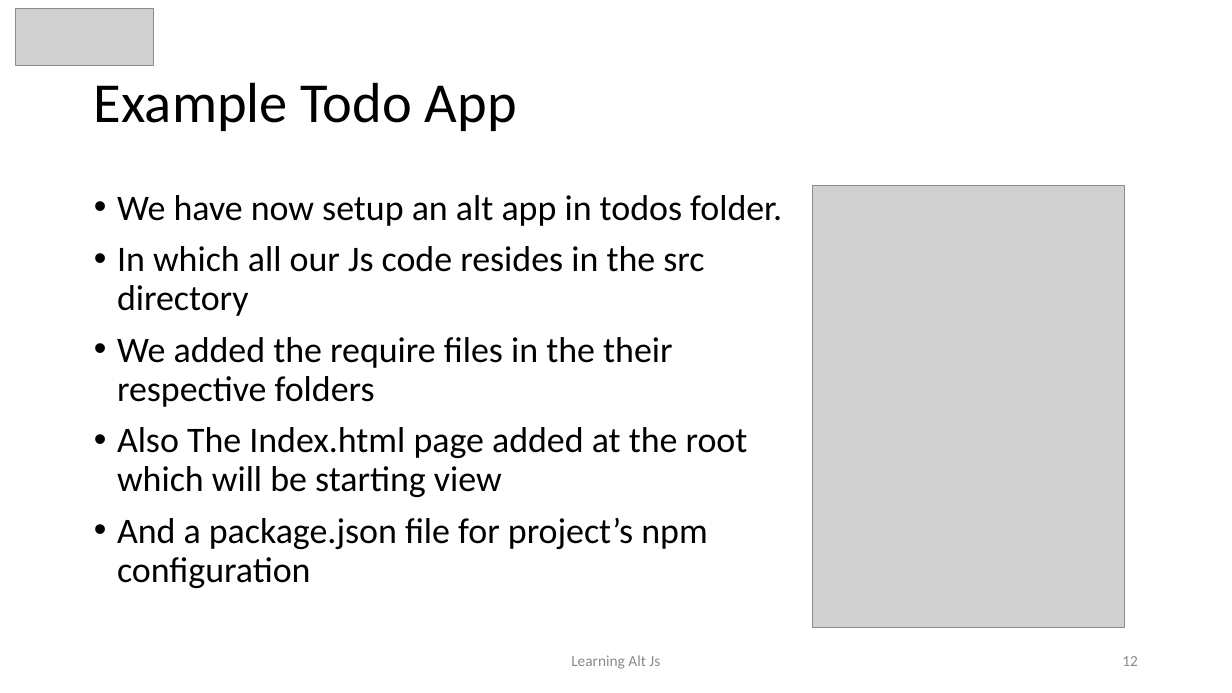
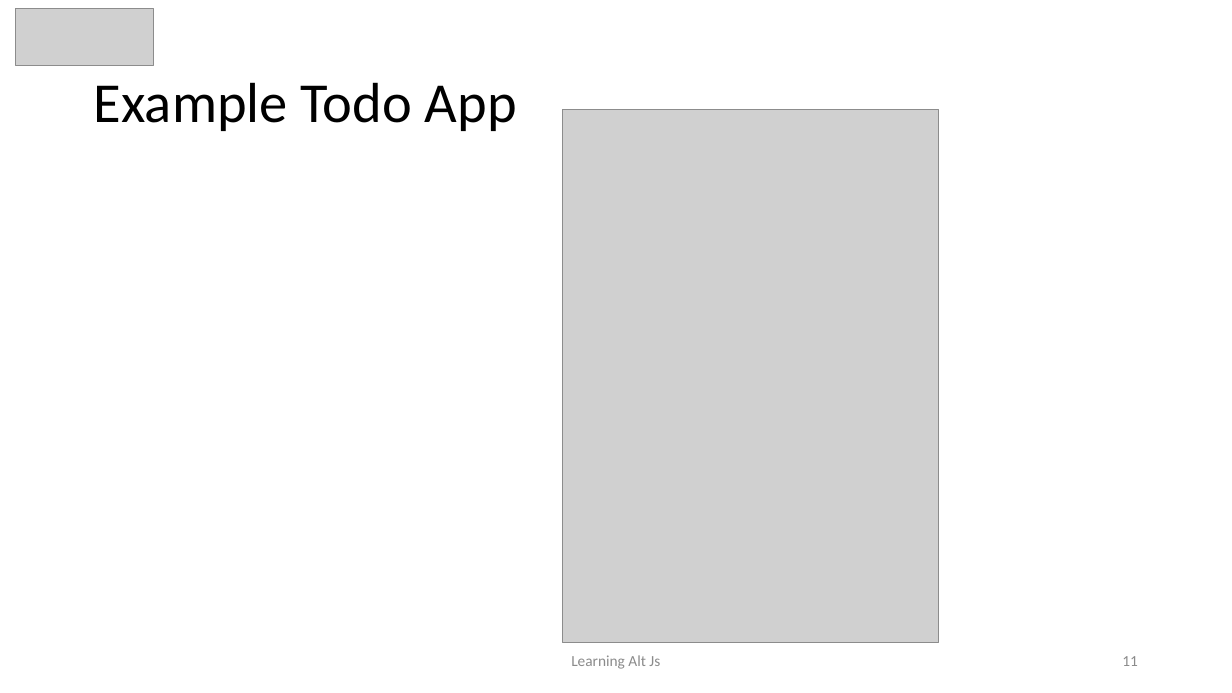
Before and after one commit to awahab29/samplealt, a slide deck: slide 11 of React.pptx (slide 12 before the commit). Drawn at 1232x693 pixels with LibreOffice and Linux fonts; fonts in the diff are those of the drawing; grey boxes stand for pictures. Boxes give left, top, right and bottom in pixels: in the first picture for what was removed or moved away, otherwise in the second. Text is boxed around its words. In the diff, an @@ line names an element or a change of style, - is before the commit and + after.

```diff
--- a/React.pptx
+++ b/React.pptx
@@ picture: place and size @@
-picture at (812, 186, 1125, 628)
+picture at (563, 109, 940, 642)
@@ text removed at (117, 195, 782, 588) @@
-• We have now setup an alt app in todos folder.
-• In which all our Js code resides in the src directory
-• We added the require files in the their respective folders
-• Also The Index.html page added at the root which will be starting view
-• And a package.json file for project’s npm configuration
@@ page number at (1122, 656, 1138, 666): text changed @@
-12
+11
```
Also in this commit, not shown: 14 other slides changed, 7 slides added, 3 slides removed.
